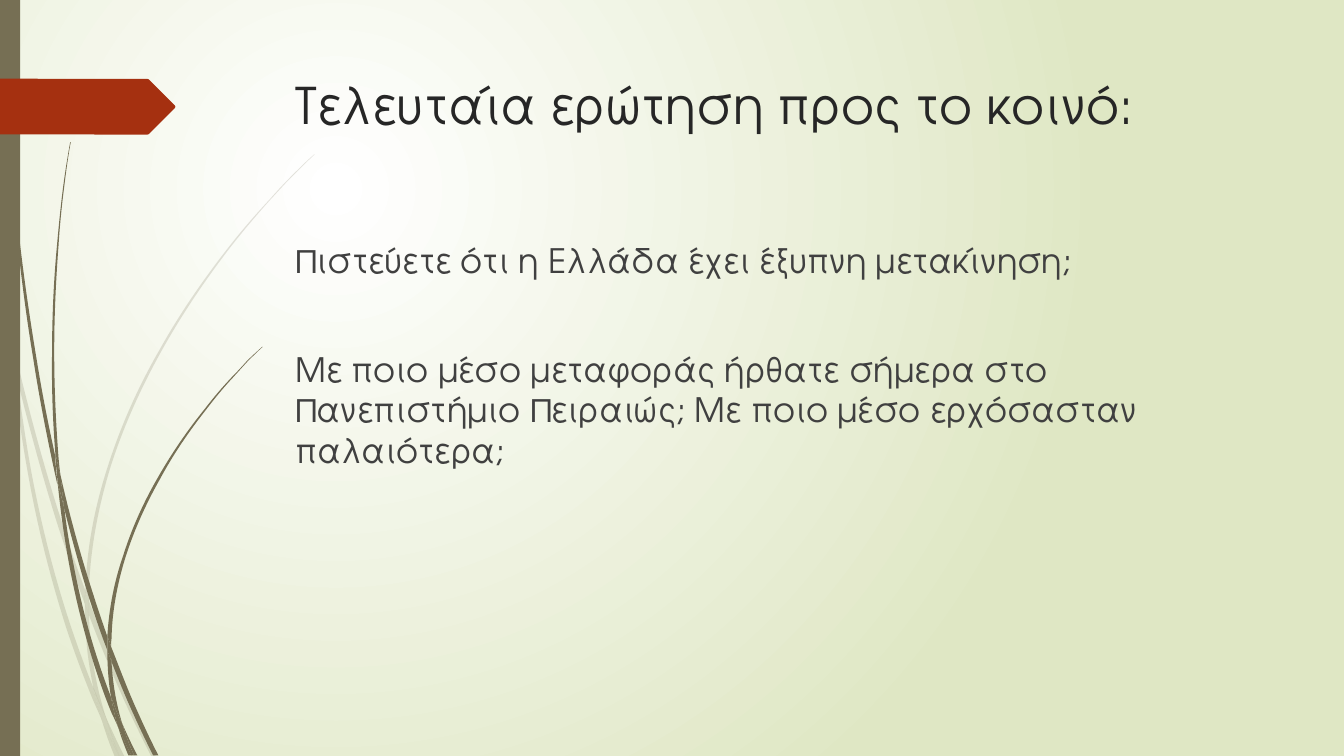
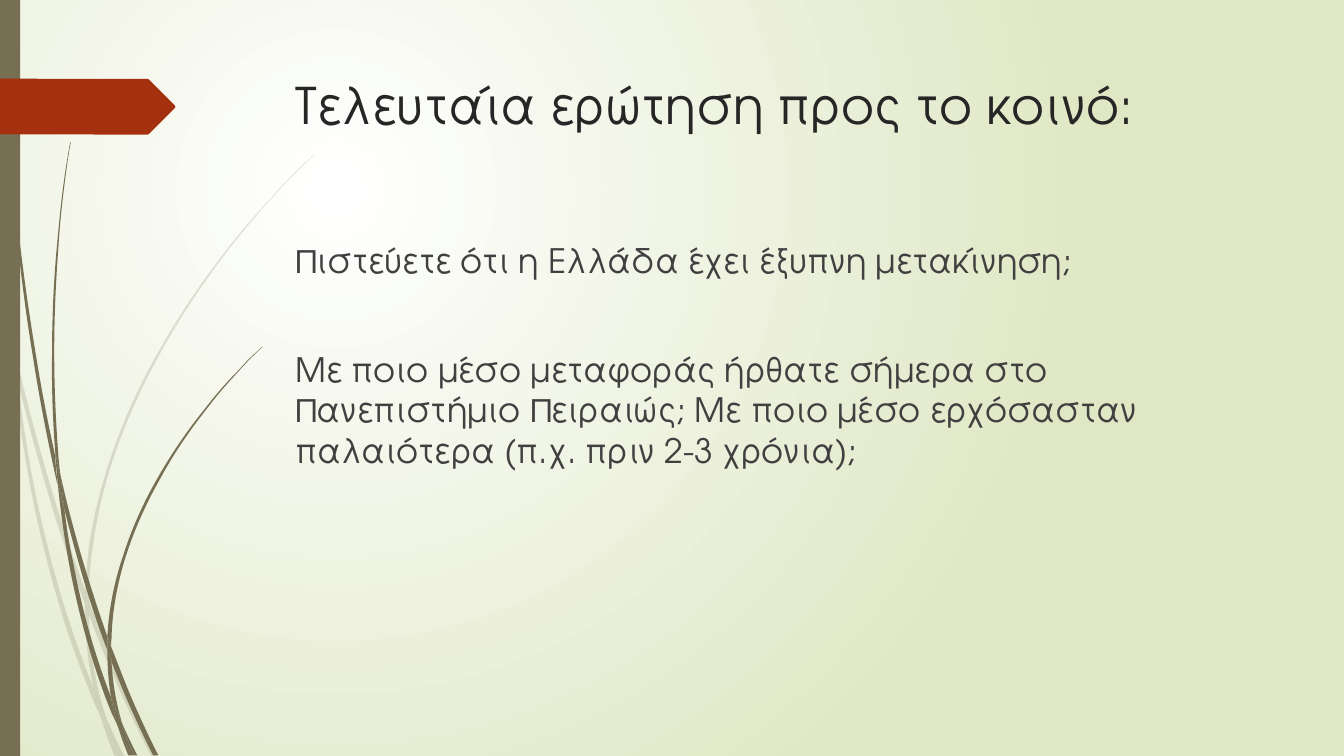
Before and after one commit to GeorgeMC2610/Contiki-Cooja-Simulations, a slide deck: slide 20 of final/p19204.pptx. Drawn at 1344x756 pixels with LibreOffice and Linux fonts; fonts in the diff are those of the drawing. Boxes give left, top, right and bottom in pixels: in the first picture for what was removed or moved away, otherwise in the second. Text is boxed around its words. In the diff, an @@ line names an element or a change of style, - is before the commit and + after.

```diff
--- a/final/p19204.pptx
+++ b/final/p19204.pptx
@@ text at [295,356,1137,471]: text changed @@
-Με ποιο μέσο μεταφοράς ήρθατε σήμερα στο Πανεπιστήμιο Πειραιώς; Με ποιο μέσο ερχόσασταν παλαιότερα;
+Με ποιο μέσο μεταφοράς ήρθατε σήμερα στο Πανεπιστήμιο Πειραιώς; Με ποιο μέσο ερχόσασταν παλαιότερα (π.χ. πριν 2-3 χρόνια);
```
Also in this commit, not shown: 4 other slides changed.
